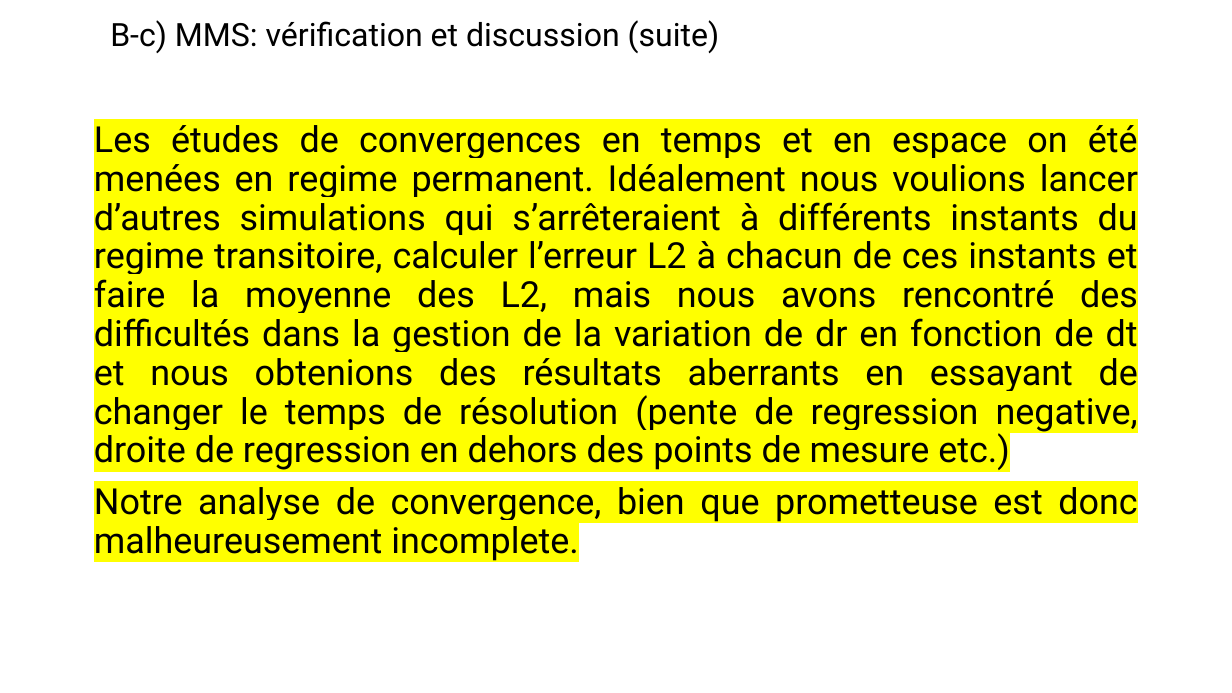
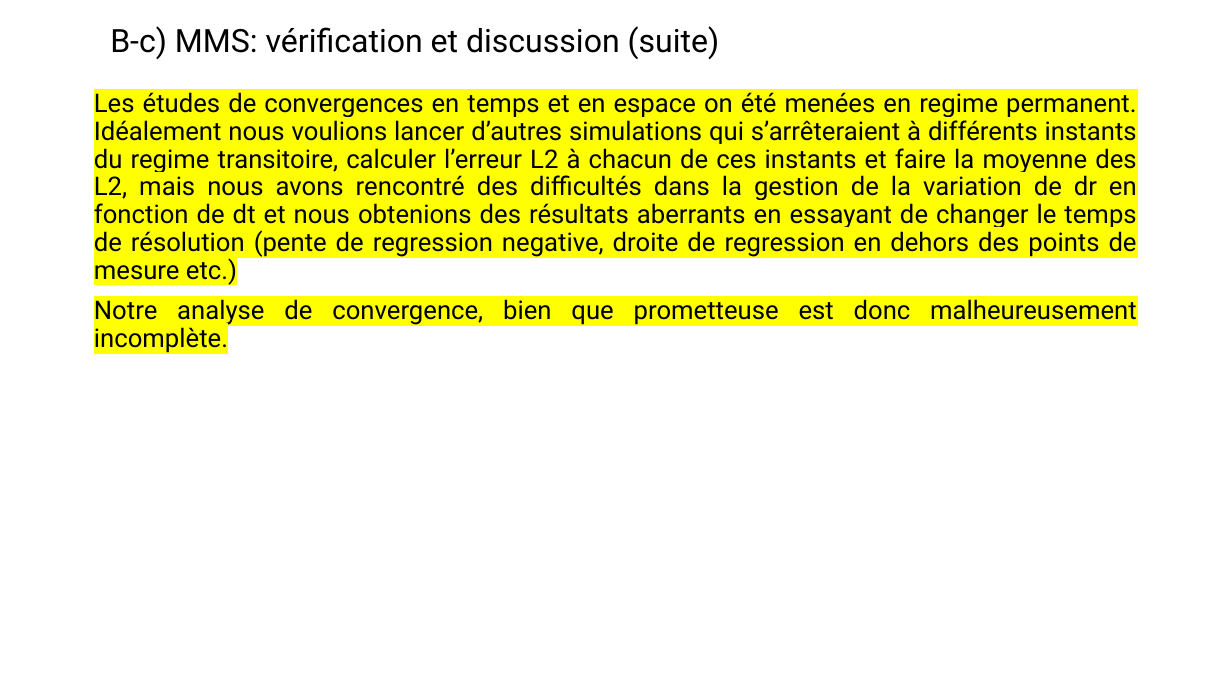
Before and after one commit to mehdibendaya/MEC8211DEV2, a slide deck: slide 18 of Devoir_2.pptx (slide 17 before the commit). Drawn at 1232x693 pixels with LibreOffice and Linux fonts; fonts in the diff are those of the drawing. Boxes give left, top, right and bottom in pixels: in the first picture for what was removed or moved away, otherwise in the second. Text is boxed around its words. In the diff, an @@ line names an element or a change of style, - is before the commit and + after.

Commit message:
minor layout changes

```diff
--- a/Devoir_2.pptx
+++ b/Devoir_2.pptx
@@ text "B-c) MMS: vérification et discussion ...": place and size @@
-text "B-c) MMS: vérification et discussion ..." at box(110, 20, 720, 53)
+text "B-c) MMS: vérification et discussion ..." at box(110, 26, 720, 59)
@@ text "Les études de convergences en ...": place and size @@
-text "Les études de convergences en ..." at box(94, 125, 1138, 561)
+text "Les études de convergences en ..." at box(94, 92, 1137, 325)
@@ text at box(94, 92, 1137, 285): size 28 to 20 pt in "Les études de convergences en temps et ..." @@
@@ text at box(94, 299, 1137, 325): text changed; size 28 to 20 pt @@
-Notre analyse de convergence, bien que prometteuse est donc malheureusement incomplete.
+Notre analyse de convergence, bien que prometteuse est donc malheureusement incomplète.
```
Also in this commit, not shown: 4 other slides changed, 1 slide added.
